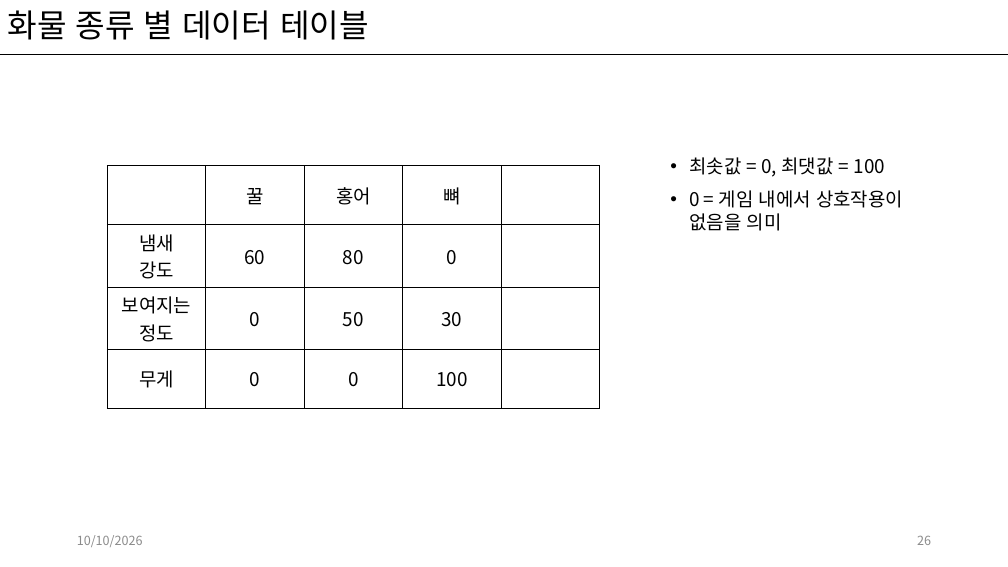
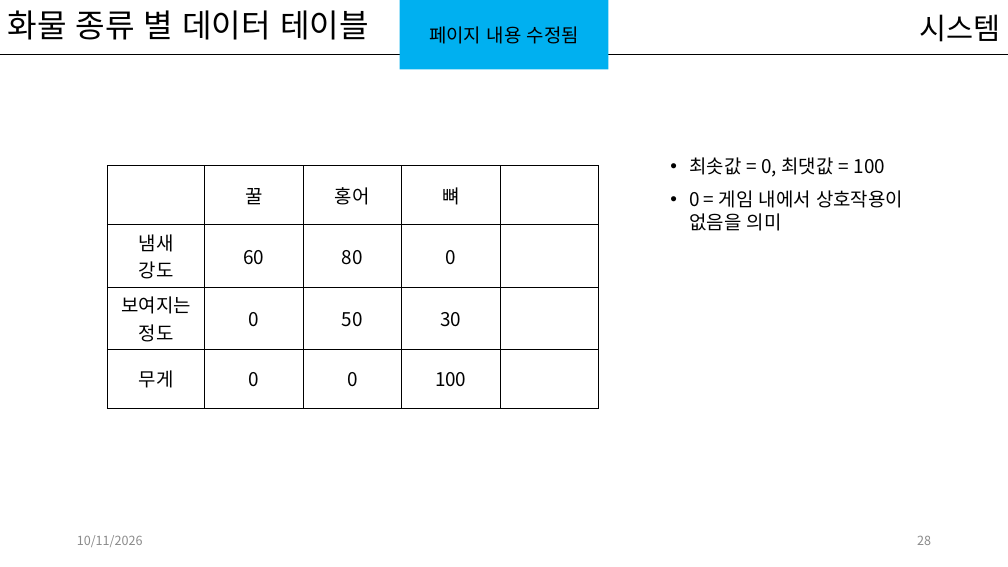
Before and after one commit to kwakyerin/2026_Graduation_Project, a slide deck: slide 28 of documents/HyunahKwon/design/designing/for_teammates/배트와 달트_기획서.pptx (slide 26 before the commit). Drawn at 1008x567 pixels with LibreOffice and Linux fonts; fonts in the diff are those of the drawing. Boxes give left, top, right and bottom in pixels: in the first picture for what was removed or moved away, otherwise in the second. Text is boxed around its words. In the diff, an @@ line names an element or a change of style, - is before the commit and + after.

Commit message:
화물,생물 스탯 기획, 정리
기획서에 내용 수정하고 추가함

```diff
--- a/documents/HyunahKwon/design/designing/for_teammates/배트와 달트_기획서.pptx
+++ b/documents/HyunahKwon/design/designing/for_teammates/배트와 달트_기획서.pptx
@@ rectangle added at bbox=[400, 0, 609, 70], fill #00B0F0, 18 pt, text #000000 @@
+페이지 내용 수정됨
@@ text added at bbox=[919, 14, 1000, 42], 28 pt, text #000000 @@
+시스템
@@ text at bbox=[77, 535, 143, 547]: text changed @@
-10/10/2026
+10/11/2026
```
Also in this commit, not shown: 33 other slides changed, 2 slides added, 1 other file.
